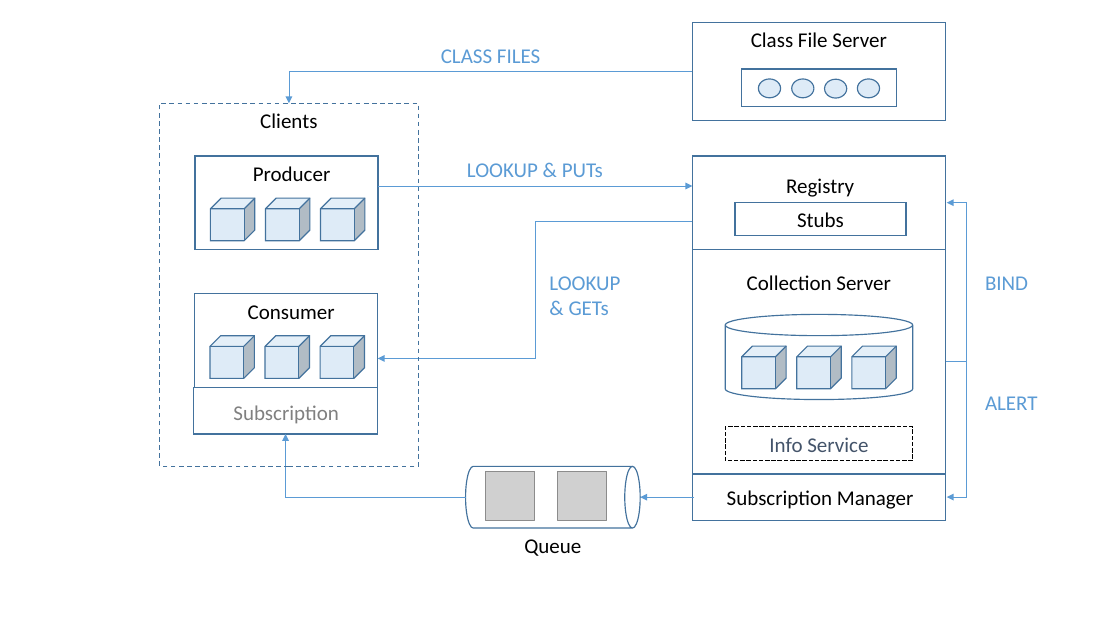
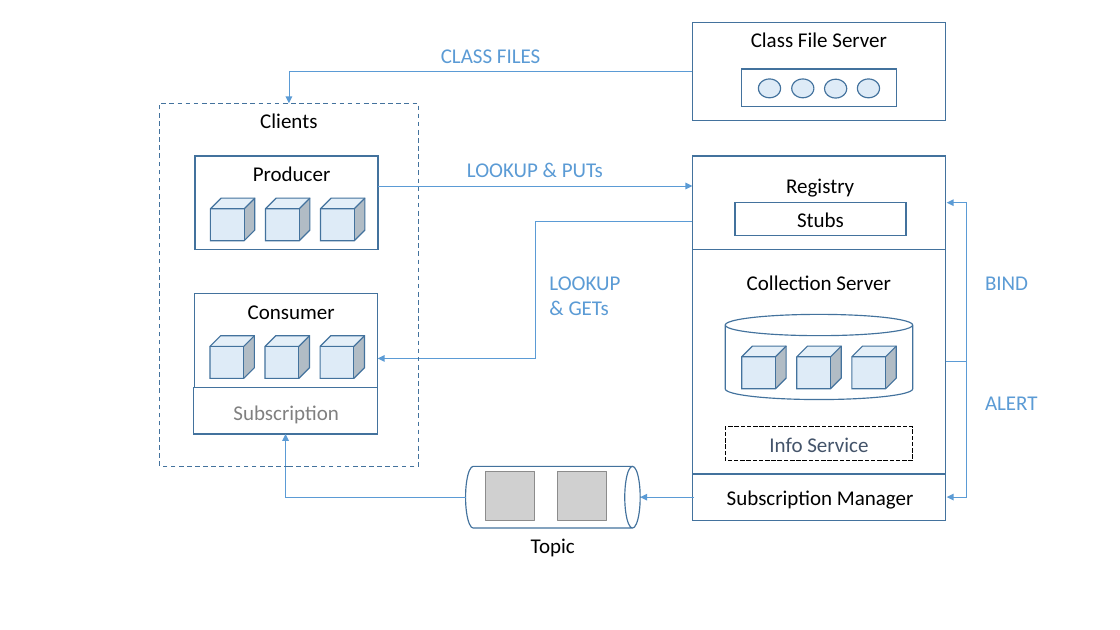
Before and after one commit to JulienAndre26/RMI-spork, a slide deck: slide 1 of docs/Schema.pptx. Drawn at 1120x630 pixels with LibreOffice and Linux fonts; fonts in the diff are those of the drawing; grey boxes stand for pictures. Boxes give left, top, right and bottom in pixels: in the first picture for what was removed or moved away, otherwise in the second. Text is boxed around its words. In the diff, an @@ line names an element or a change of style, - is before the commit and + after.

```diff
--- a/docs/Schema.pptx
+++ b/docs/Schema.pptx
@@ text at [531,538,575,557]: text changed @@
-Queue
+Topic
```
Also in this commit, not shown: 2 other files.
